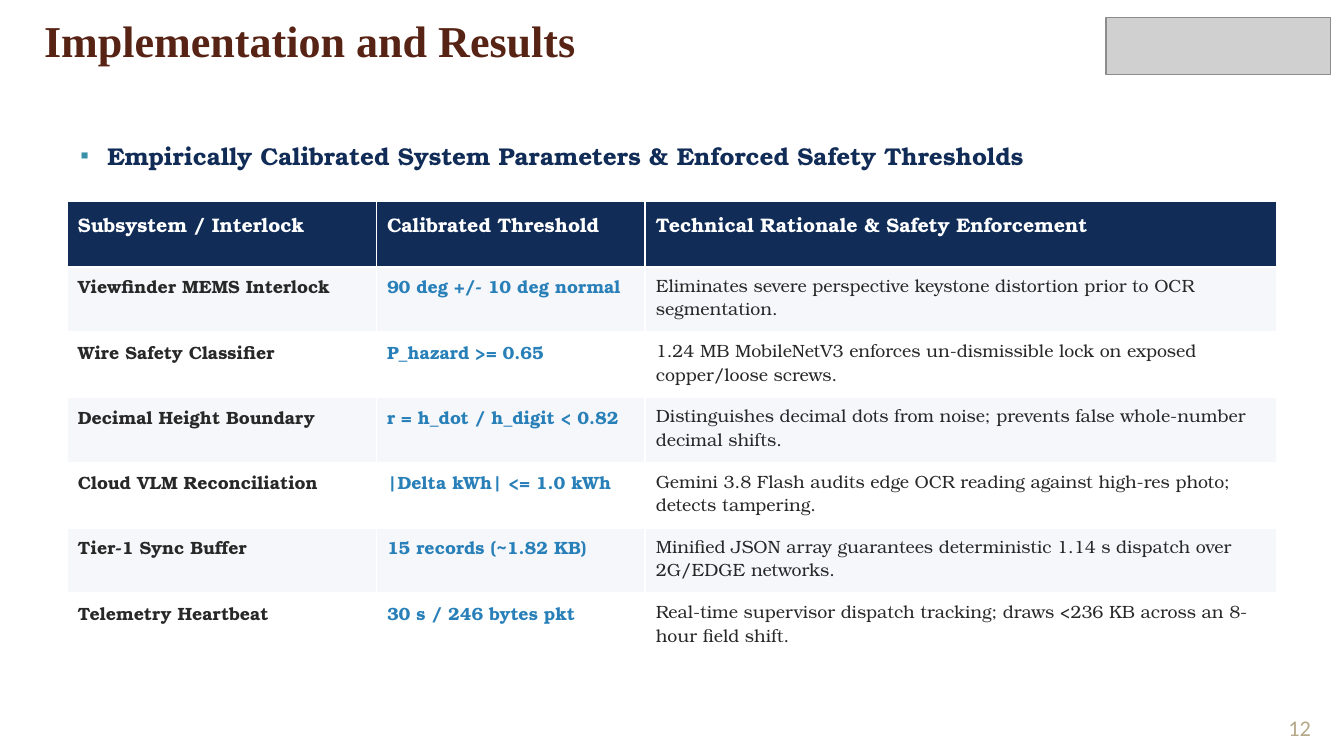
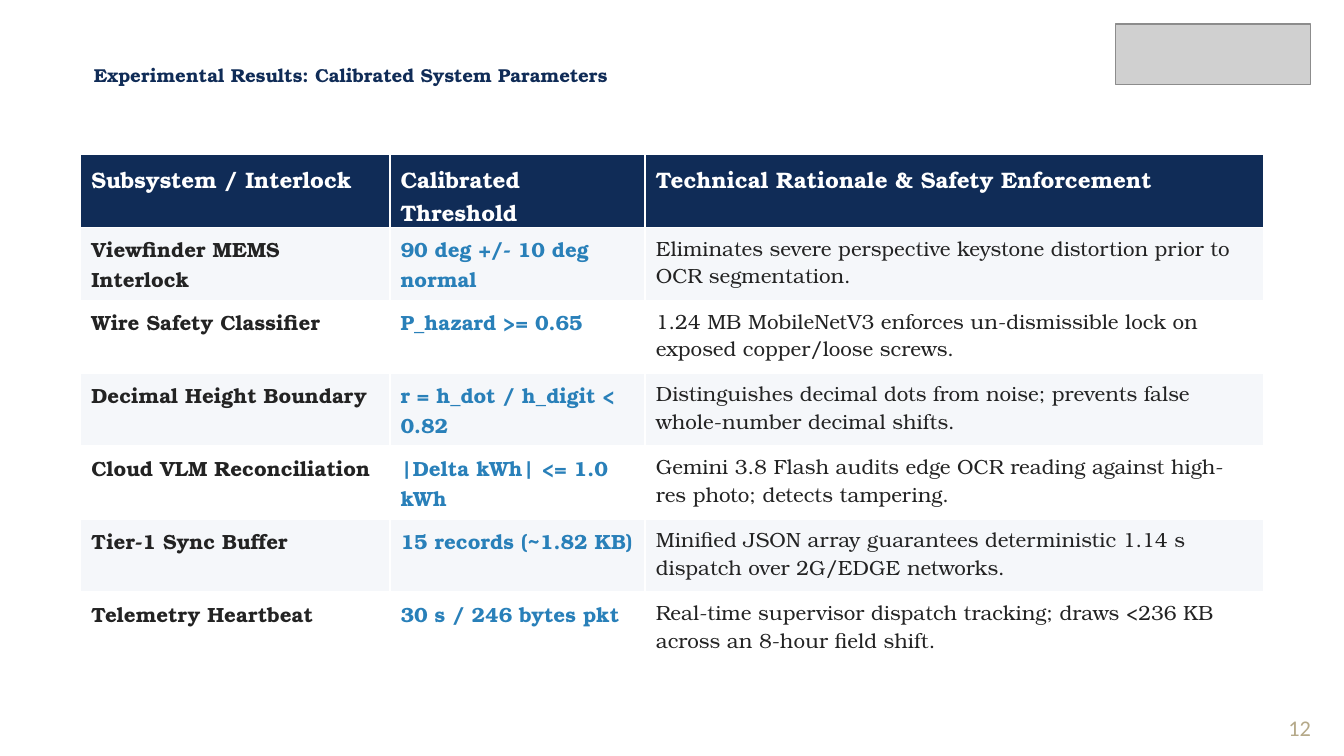
Before and after one commit to frankmathewsajan/psychic-spark, a slide deck: slide 12 of docs/presentation/Capstone_Final_Review_Presentation.pptx. Drawn at 1344x756 pixels with LibreOffice and Linux fonts; fonts in the diff are those of the drawing; grey boxes stand for pictures; background and template pictures are left out. Boxes give left, top, right and bottom in pixels: in the first picture for what was removed or moved away, otherwise in the second. Text is boxed around its words. In the diff, an @@ line names an element or a change of style, - is before the commit and + after.

Commit message:
fix(presentation-report): diagonal logo scaling, uniform bullets, abbreviations split, and layout perfection

```diff
--- a/docs/presentation/Capstone_Final_Review_Presentation.pptx
+++ b/docs/presentation/Capstone_Final_Review_Presentation.pptx
@@ picture: place and size @@
-picture at (1106, 17, 1331, 74)
+picture at (1116, 24, 1310, 85)
@@ text at (94, 67, 607, 86): text changed; size 23.6 to 10 pt; font Times New Roman to TeX Gyre Bonum; text colour #572314 to #102C57 @@
-Implementation and Results
+Experimental Results: Calibrated System Parameters
@@ text removed at (107, 146, 1023, 171) @@
-▪ Empirically Calibrated System Parameters & Enforced Safety Thresholds
@@ table at (81, 155, 1263, 665) @@
@@ size 10.5 to 12 pt in "Subsystem / Interlock", "Calibrated Threshold", "Technical Rationale & Safety Enforcement" @@
@@ size 9.5 to 11 pt in "Viewfinder MEMS Interlock", "90 deg +/- 10 deg normal", "Eliminates severe perspective keystone distortion prior to ...", "Wire Safety Classifier" and 14 more places @@
@@ text colour #282828 to #232323 in "Viewfinder MEMS Interlock", "Eliminates severe perspective keystone distortion prior to ...", "Wire Safety Classifier", "1.24 MB MobileNetV3 enforces un-dismissible lock on ..." and 8 more places @@
@@ table: place and size @@
-table at (67, 202, 1277, 659)
+table at (81, 155, 1263, 665)
```
Also in this commit, not shown: 15 other slides changed, 4 other files.
